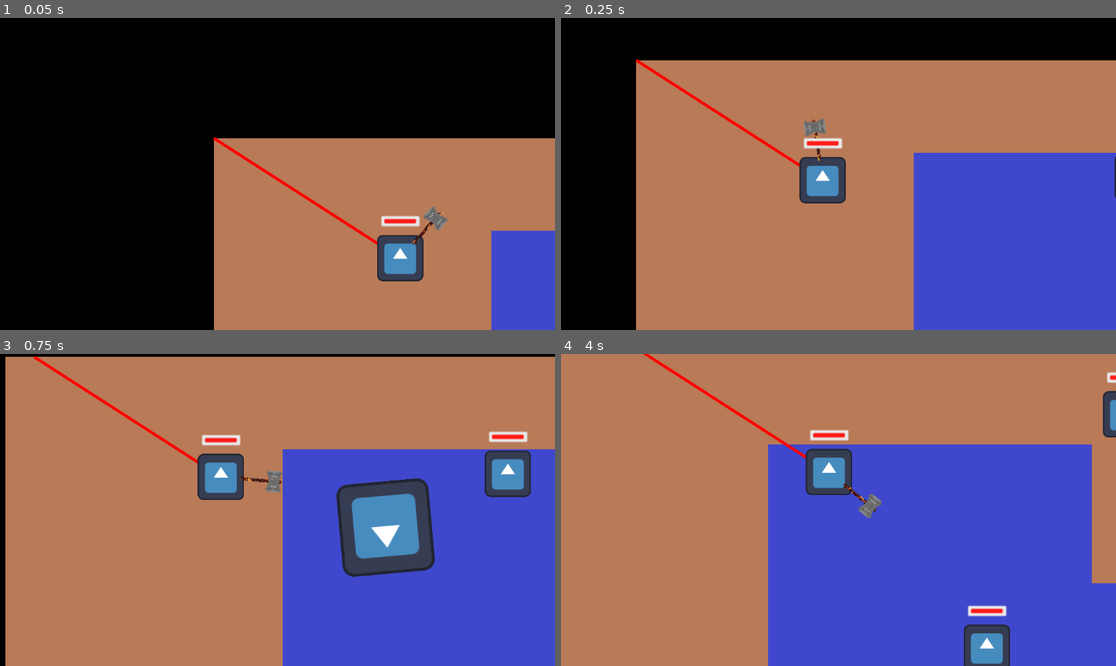
Above: before the commit, frames 1-4 (two rows, left to right).
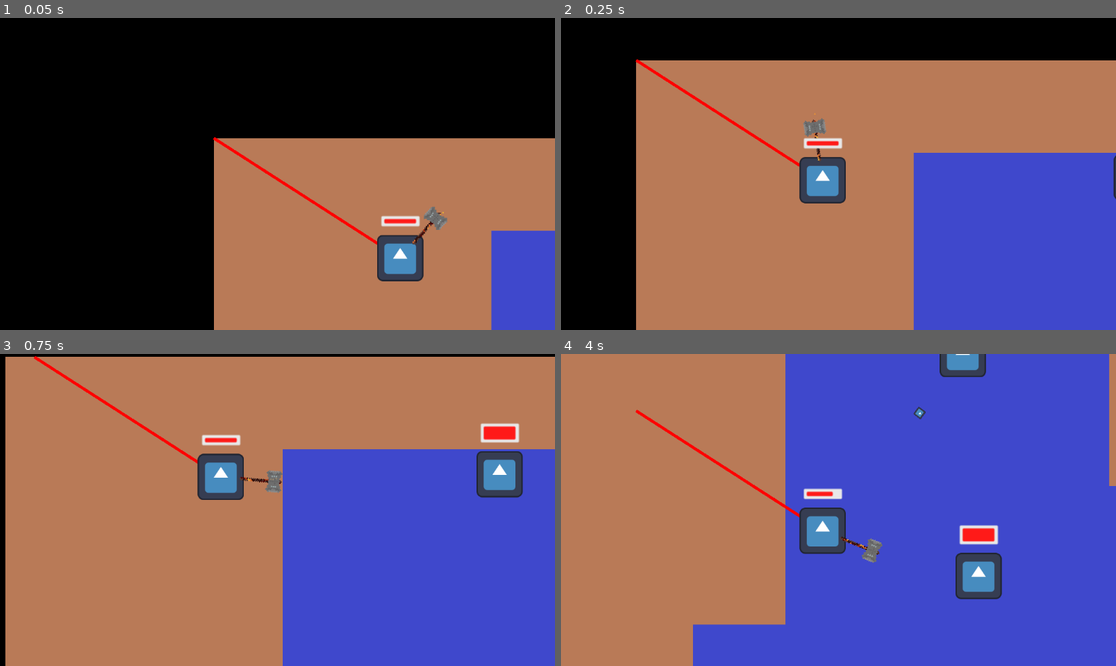
Above: after the commit, the same moments.

Repository: Arthexs/Rising-gamejam
Game: Godot game, scene res://Scenes/Main/main.tscn
The game is run twice, just before and just after one commit, with the same random seed, the same clock (stepped at 60 frames per second) and the same inputs. The engine's default icon, where the game draws it, is replaced by a stand-in: a white triangle on a blue panel in a dark square.
Inputs (mouse positions are in pixels of both pictures, inside the frame that each line leads up to):
- Up to frame 1 (0.05 s): no input
- Up to frame 2 (0.25 s): no input
- Up to frame 3 (0.75 s): move the mouse to (399, 494) at 0.52 s; hold D (Right) from 0.53 s (still down)
- Up to frame 4 (4 s): move the mouse to (727, 525) at 1.27 s; release D (Right) at 1.28 s; hold S (Down) 1.28-2.03 s; move the mouse to (894, 441) at 2.02 s; hold D (Right) 2.03-2.78 s; move the mouse to (810, 572) at 2.77 s; hold W (Up) 2.78-3.53 s; move the mouse to (1005, 556) at 3.52 s; hold A (Left) from 3.53 s (still down)

Frame 1 is identical in both runs. In frame 2, less than 0.1% of the frame differs, in the area x 99-100%, y 44-59%; in frame 3, 6.2%; in frame 4, 29%, in the area x 13-100%, y 0-100%.

Commit message:
Finished ranged mob

Diff:
--- a/Scenes/Mobs/melee_mob.tscn
+++ b/Scenes/Mobs/melee_mob.tscn
@@ -38,6 +38,8 @@
 [node name="AttackTimer" type="Timer" parent="."]
 
 [node name="HealthModule" parent="." node_paths=PackedStringArray("box") instance=ExtResource("3_ljmiq")]
+offset_right = 138.0
+offset_bottom = 9.0
 box = NodePath("../CollisionShape2D")
 
 [connection signal="timeout" from="AttackTimer" to="." method="_on_attack_timer_timeout"]
--- a/Scenes/Mobs/projectile.gd
+++ b/Scenes/Mobs/projectile.gd
@@ -1,8 +1,8 @@
 extends RigidBody2D
 
-@export var speed: float = 600.0
+@export var speed: float = 200.0
 @export var damage: float = 10.0
-var velocity: Vector2 = Vector2.ZERO
+#var velocity: Vector2 = Vector2.ZERO
 
 func _ready():
 	# Auto-free after a few seconds to prevent memory leaks
@@ -10,16 +10,9 @@
 	queue_free()
 
 func _physics_process(delta: float) -> void:
-	linear_velocity = velocity
+	pass
 
-func set_velocity(v: Vector2):
-	velocity = v
-	linear_velocity = v
-
-func _on_body_entered(body: Node) -> void:
+func _on_projectile_area_body_entered(body: Node2D) -> void:
 	if body is Player:
-		if body.has_method("take_damage"):
-			body.take_damage(damage)
+		body.take_damage(damage)
 		queue_free()
-	elif body.is_in_group("walls"): # optional
-		queue_free()
--- a/Scenes/Mobs/projectile.tscn
+++ b/Scenes/Mobs/projectile.tscn
@@ -1,19 +1,34 @@
-[gd_scene load_steps=4 format=3 uid="uid://c2cskic1md8os"]
+[gd_scene load_steps=5 format=3 uid="uid://c2cskic1md8os"]
 
 [ext_resource type="Script" uid="uid://6l1ck05qu67o" path="res://Scenes/Mobs/projectile.gd" id="1_57ana"]
 [ext_resource type="Texture2D" uid="uid://ccrdslwfsw0xn" path="res://icon.svg" id="2_butr4"]
 
 [sub_resource type="RectangleShape2D" id="RectangleShape2D_frgvm"]
-size = Vector2(12, 12)
+size = Vector2(60, 60)
+
+[sub_resource type="RectangleShape2D" id="RectangleShape2D_butr4"]
+size = Vector2(8, 8)
 
 [node name="Projectile" type="RigidBody2D"]
+collision_layer = 18
+collision_mask = 18
 mass = 0.1
+gravity_scale = 0.0
 script = ExtResource("1_57ana")
 
 [node name="Sprite2D" type="Sprite2D" parent="."]
-scale = Vector2(0.5, 0.5)
+scale = Vector2(0.05, 0.05)
 texture = ExtResource("2_butr4")
 
 [node name="CollisionShape2D" type="CollisionShape2D" parent="."]
-scale = Vector2(2, 2)
+position = Vector2(1.19209e-07, -1.19209e-07)
+scale = Vector2(0.1, 0.1)
 shape = SubResource("RectangleShape2D_frgvm")
+
+[node name="ProjectileArea" type="Area2D" parent="."]
+
+[node name="CollisionShape2D" type="CollisionShape2D" parent="ProjectileArea"]
+shape = SubResource("RectangleShape2D_butr4")
+
+[connection signal="area_entered" from="ProjectileArea" to="." method="_on_projectile_area_area_entered"]
+[connection signal="body_entered" from="ProjectileArea" to="." method="_on_projectile_area_body_entered"]
--- a/Scenes/Mobs/ranged_mob.gd
+++ b/Scenes/Mobs/ranged_mob.gd
@@ -2,8 +2,8 @@
 
 class_name RangedMob
 
-@export var preferred_distance: float = 500.0 # sweet spot distance
-@export var tolerance: float = 50.0           # +/- range around preferred_distance
+@export var preferred_distance: float = 150.0 # sweet spot distance
+@export var tolerance: float = 25.0           # +/- range around preferred_distance
 #@export var speed: float = 200.0
 @export var agent: NavigationAgent2D
 @export var player: Player
@@ -16,8 +16,9 @@
 @export var damage_tuner: float = 1.0
 
 @export var projectile_scene: PackedScene
-@export var shoot_interval: float = 1.5
-@export var projectile_speed: float = 600.0
+@export var shoot_interval: float = 0.1
+@export var projectile_speed: float = 1000.0
+@export var projectile_damage: float = 1.0
 
 signal death()
 
@@ -72,6 +73,7 @@
 		apply_friction()
 
 	prev_velocity = linear_velocity
+	try_attack()
 
 func handle_damage(delta: float) -> void:
 	var delta_vel: float = linear_velocity.length() - prev_velocity.length()
@@ -103,7 +105,6 @@
 
 func try_attack():
 	if player_in_range and shooting_timer.is_stopped():
-		print("Trying to attack")
 		shoot_projectile()
 		shooting_timer.start()
 
@@ -151,10 +152,8 @@
 	projectile.rotation = dir.angle()
 
 	# Apply velocity if available
-	if projectile.has_method("set_velocity"):
-		projectile.set_velocity(dir * projectile_speed)
-	elif projectile.has_variable("linear_velocity"):
-		projectile.linear_velocity = dir * projectile_speed
+	projectile.linear_velocity = dir * projectile_speed
+	projectile.damage = projectile_damage
 
 	get_parent().add_child(projectile)
 
--- a/Scenes/Mobs/ranged_mob.tscn
+++ b/Scenes/Mobs/ranged_mob.tscn
@@ -32,6 +32,8 @@
 [node name="NavigationAgent2D" type="NavigationAgent2D" parent="."]
 
 [node name="HealthModule" parent="." node_paths=PackedStringArray("box") instance=ExtResource("3_tmhk6")]
+offset_right = 138.0
+offset_bottom = 9.0
 box = NodePath("../CollisionShape2D")
 
 [node name="ShootingTimer" type="Timer" parent="."]
--- a/Scenes/Player/player.tscn
+++ b/Scenes/Player/player.tscn
@@ -112,6 +112,8 @@
 
 [node name="Player" type="CharacterBody2D" node_paths=PackedStringArray("hurtbox", "health_module")]
 position = Vector2(0, -4)
+collision_layer = 3
+collision_mask = 3
 script = ExtResource("1_a3d8c")
 hurtbox = NodePath("Hitbox")
 health_module = NodePath("HealthModule")
@@ -126,6 +128,8 @@
 
 [node name="weapon" type="RigidBody2D" parent="."]
 position = Vector2(8, -8)
+collision_layer = 3
+collision_mask = 3
 mass = 50.0
 physics_material_override = SubResource("PhysicsMaterial_mtuoh")
 gravity_scale = 0.0
--- a/project.godot
+++ b/project.godot
@@ -48,7 +48,9 @@
 
 [layer_names]
 
+2d_physics/layer_2="Projectile"
 2d_physics/layer_3="Doors"
+2d_physics/layer_5="Walls"
 
 [rendering]
 
